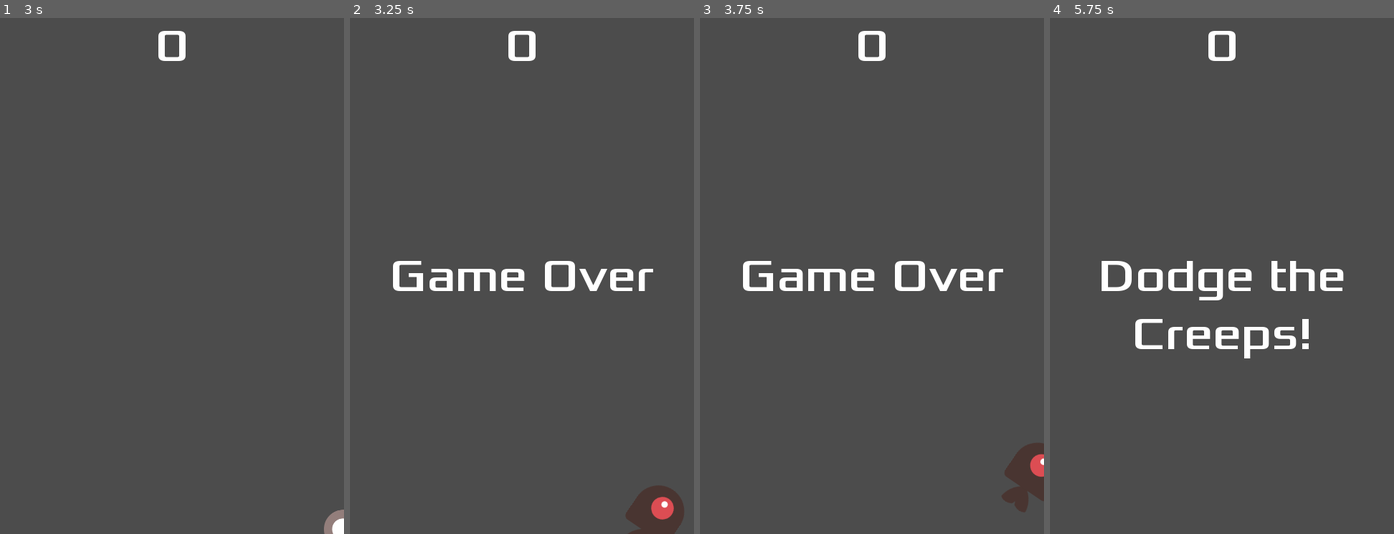
Above: before the commit, frames 1-4 (left to right).
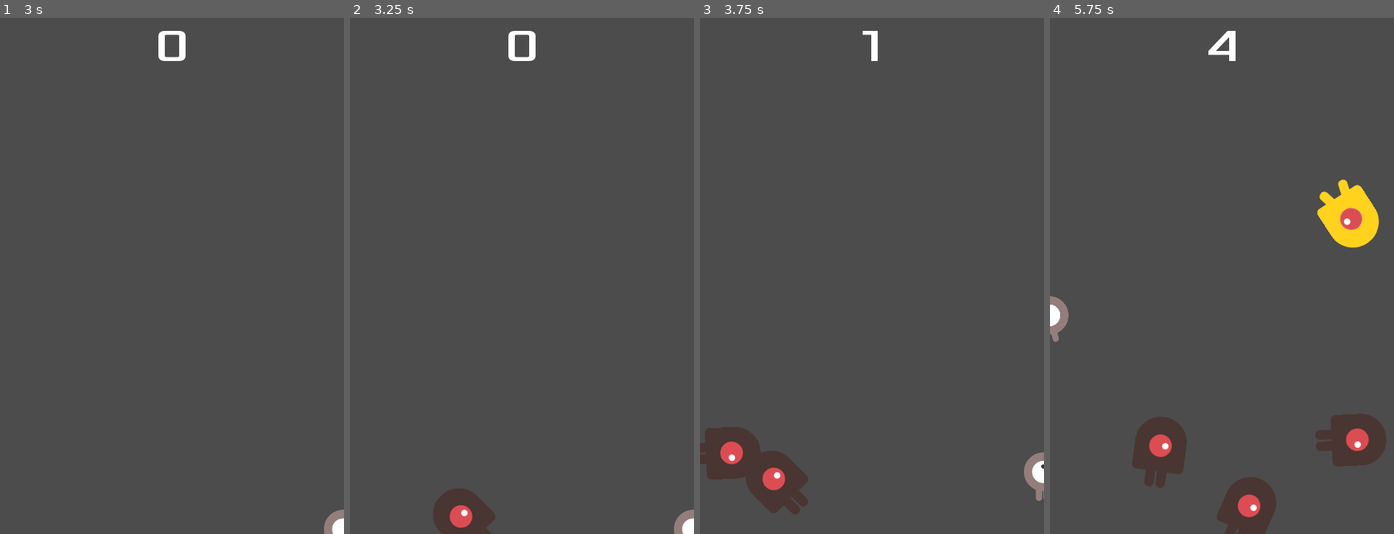
Above: after the commit, the same moments.

Repository: melhajjami/jocGodotTutorial
Game: Godot game, scene res://Main.tscn
Same seed, same stepped clock (60 frames per second), same inputs: the game is played once before the commit and once after it. The project has no main scene, so this scene is started directly.
Inputs:
- Up to frame 1 (3 s): click "Start" at 0.5 s; tap Enter at 1.25 s; hold Right (ui_right) 1.28-2.03 s; hold Down (ui_down) 2.03-2.78 s; hold Right (ui_right) from 2.78 s (still down)
- Up to frame 2 (3.25 s): keep holding Right (ui_right)
- Up to frame 3 (3.75 s): release Right (ui_right) at 3.53 s; hold Up (ui_up) from 3.53 s (still down)
- Up to frame 4 (5.75 s): release Up (ui_up) at 4.28 s; hold Left (ui_left) from 4.28 s (still down)

Frame 1 is identical in both runs. In frame 2, 4.3% of the frame differs, in the area x 12-100%, y 47-100%; in frame 3, 6.0%; in frame 4, 9.6%, in the area x 0-98%, y 2-100%.

Commit message:
Commit 2

Diff:
--- a/Main.gd
+++ b/Main.gd
@@ -1,7 +1,9 @@
 extends Node
 
 export (PackedScene) var Mob
+export (PackedScene) var MobDeurat
 var score
+var mobDeuratSumar = false
 
 func _ready():
 	randomize()
@@ -31,25 +33,50 @@
 
 
 func _on_MobTimer_timeout():
-	# Choose a random location on Path2D.
-	$MobPath/MobSpawnLocation.set_offset(randi())
-	# Create a Mob instance and add it to the scene.
-	var mob = Mob.instance()
-	add_child(mob)
-	# Set the mob's direction perpendicular to the path direction.
-	var direction = $MobPath/MobSpawnLocation.rotation + PI / 2
-	# Set the mob's position to a random location.
-	mob.position = $MobPath/MobSpawnLocation.position
-	# Add some randomness to the direction.
-	direction += rand_range(-PI / 4, PI / 4)
-	mob.rotation = direction
-	# Set the velocity (speed & direction).
-	mob.linear_velocity = Vector2(rand_range(mob.min_speed, mob.max_speed), 0)
-	mob.linear_velocity = mob.linear_velocity.rotated(direction)
-	$HUD.connect("start_game", mob, "_on_start_game")
+	var percent = randf()
+	if (percent < 0.8):
+		# Choose a random location on Path2D.
+		$MobPath/MobSpawnLocation.set_offset(randi())
+		# Create a Mob instance and add it to the scene.
+		var mob = Mob.instance()
+		add_child(mob)
+		# Set the mob's direction perpendicular to the path direction.
+		var direction = $MobPath/MobSpawnLocation.rotation + PI / 2
+		# Set the mob's position to a random location.
+		mob.position = $MobPath/MobSpawnLocation.position
+		# Add some randomness to the direction.
+		direction += rand_range(-PI / 4, PI / 4)
+		mob.rotation = direction
+		# Set the velocity (speed & direction).
+		mob.linear_velocity = Vector2(rand_range(mob.min_speed, mob.max_speed), 0)
+		mob.linear_velocity = mob.linear_velocity.rotated(direction)
+		$HUD.connect("start_game", mob, "_on_start_game")
+	else:
+		mobDeuratSumar = true
+		# Choose a random location on Path2D.
+		$MobPath/MobSpawnLocation.set_offset(randi())
+		# Create a Mob instance and add it to the scene.
+		var mob = MobDeurat.instance()
+		add_child(mob)
+		# Set the mob's direction perpendicular to the path direction.
+		var direction = $MobPath/MobSpawnLocation.rotation + PI / 2
+		# Set the mob's position to a random location.
+		mob.position = $MobPath/MobSpawnLocation.position
+		# Add some randomness to the direction.
+		direction += rand_range(-PI / 4, PI / 4)
+		mob.rotation = direction
+		# Set the velocity (speed & direction).
+		mob.linear_velocity = Vector2(rand_range(mob.min_speed, mob.max_speed), 0)
+		mob.linear_velocity = mob.linear_velocity.rotated(direction)
+		$HUD.connect("start_game", mob, "_on_start_game")
+
 
 func _on_ScoreTimer_timeout():
-	score += 1
+	if(mobDeuratSumar == false):
+		score += 1
+	else:
+		score += 2
+	mobDeuratSumar = false
 	$HUD.update_score(score)
 
 
--- a/Main.tscn
+++ b/Main.tscn
@@ -1,9 +1,10 @@
-[gd_scene load_steps=6 format=2]
+[gd_scene load_steps=7 format=2]
 
 [ext_resource path="res://Player.tscn" type="PackedScene" id=1]
 [ext_resource path="res://Main.gd" type="Script" id=2]
 [ext_resource path="res://RigidBody2D.tscn" type="PackedScene" id=3]
 [ext_resource path="res://HUD.tscn" type="PackedScene" id=4]
+[ext_resource path="res://MobDeurat.tscn" type="PackedScene" id=5]
 
 [sub_resource type="Curve2D" id=1]
 _data = {
@@ -13,6 +14,7 @@
 [node name="Main" type="Node"]
 script = ExtResource( 2 )
 Mob = ExtResource( 3 )
+MobDeurat = ExtResource( 5 )
 
 [node name="Player" parent="." instance=ExtResource( 1 )]
 
--- /dev/null
+++ b/MobDeurat.tscn
@@ -0,0 +1,37 @@
+[gd_scene load_steps=5 format=2]
+
+[ext_resource path="res://art/MobDaurat.png" type="Texture" id=1]
+[ext_resource path="res://RigidBody2D.gd" type="Script" id=7]
+
+[sub_resource type="SpriteFrames" id=1]
+animations = [ {
+"frames": [ ExtResource( 1 ) ],
+"loop": true,
+"name": "walk",
+"speed": 4.0
+} ]
+
+[sub_resource type="CapsuleShape2D" id=2]
+radius = 36.9528
+height = 26.512
+
+[node name="RigidBody2D" type="RigidBody2D"]
+collision_mask = 0
+gravity_scale = 0.0
+script = ExtResource( 7 )
+__meta__ = {
+"_edit_group_": true
+}
+min_speed = 200
+max_speed = 300
+
+[node name="AnimatedSprite" type="AnimatedSprite" parent="."]
+scale = Vector2( 0.75, 0.75 )
+frames = SubResource( 1 )
+animation = "walk"
+
+[node name="CollisionShape2D" type="CollisionShape2D" parent="."]
+rotation = 1.5708
+shape = SubResource( 2 )
+
+[node name="VisibilityNotifier2D" type="VisibilityNotifier2D" parent="."]
--- a/RigidBody2D.gd
+++ b/RigidBody2D.gd
@@ -2,7 +2,7 @@
 
 export var min_speed = 150  # Minimum speed range.
 export var max_speed = 250  # Maximum speed range.
-var mob_types = ["walk", "swim", "fly"]
+var mob_types = ["walk"]
 
 
 # Declare member variables here. Examples:
@@ -12,7 +12,7 @@
 
 # Called when the node enters the scene tree for the first time.
 func _ready():
-	$AnimatedSprite.animation = mob_types[randi() % mob_types.size()]
+	$AnimatedSprite.animation = mob_types[0]
 
 func _on_Visibility_screen_exited():
 	queue_free()
Not shown, removed: .mono/metadata/ide_server_meta.txt
Binary file added: art/MobDaurat.png
Not shown, added: art/MobDaurat.png.import
